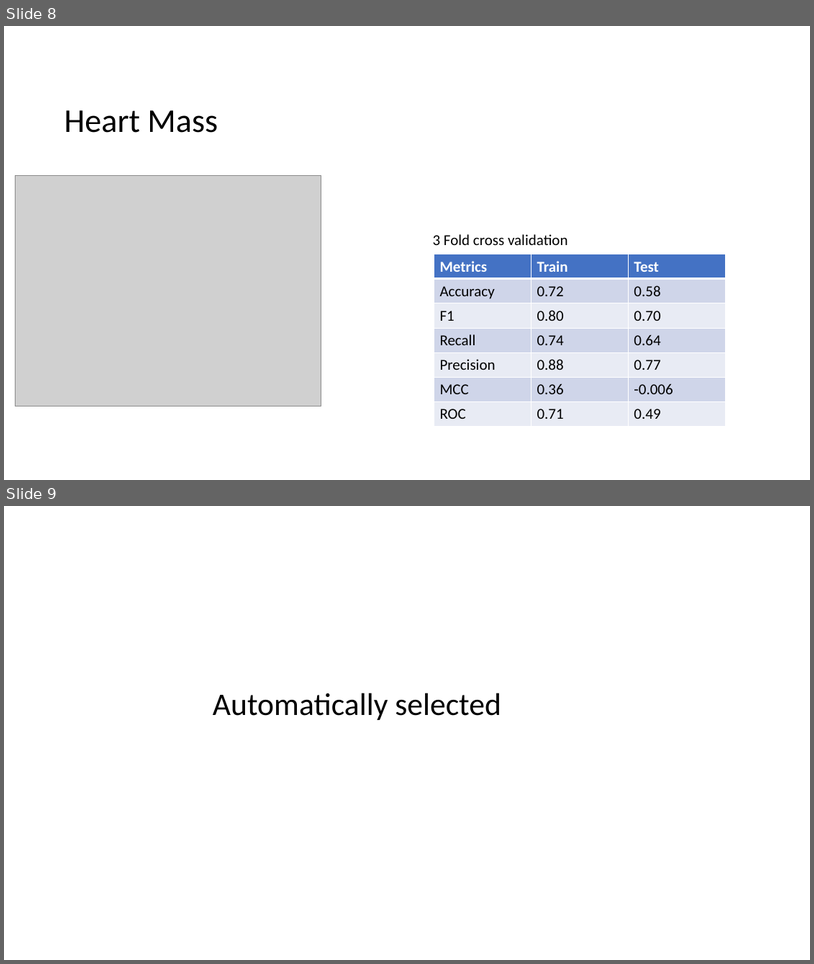
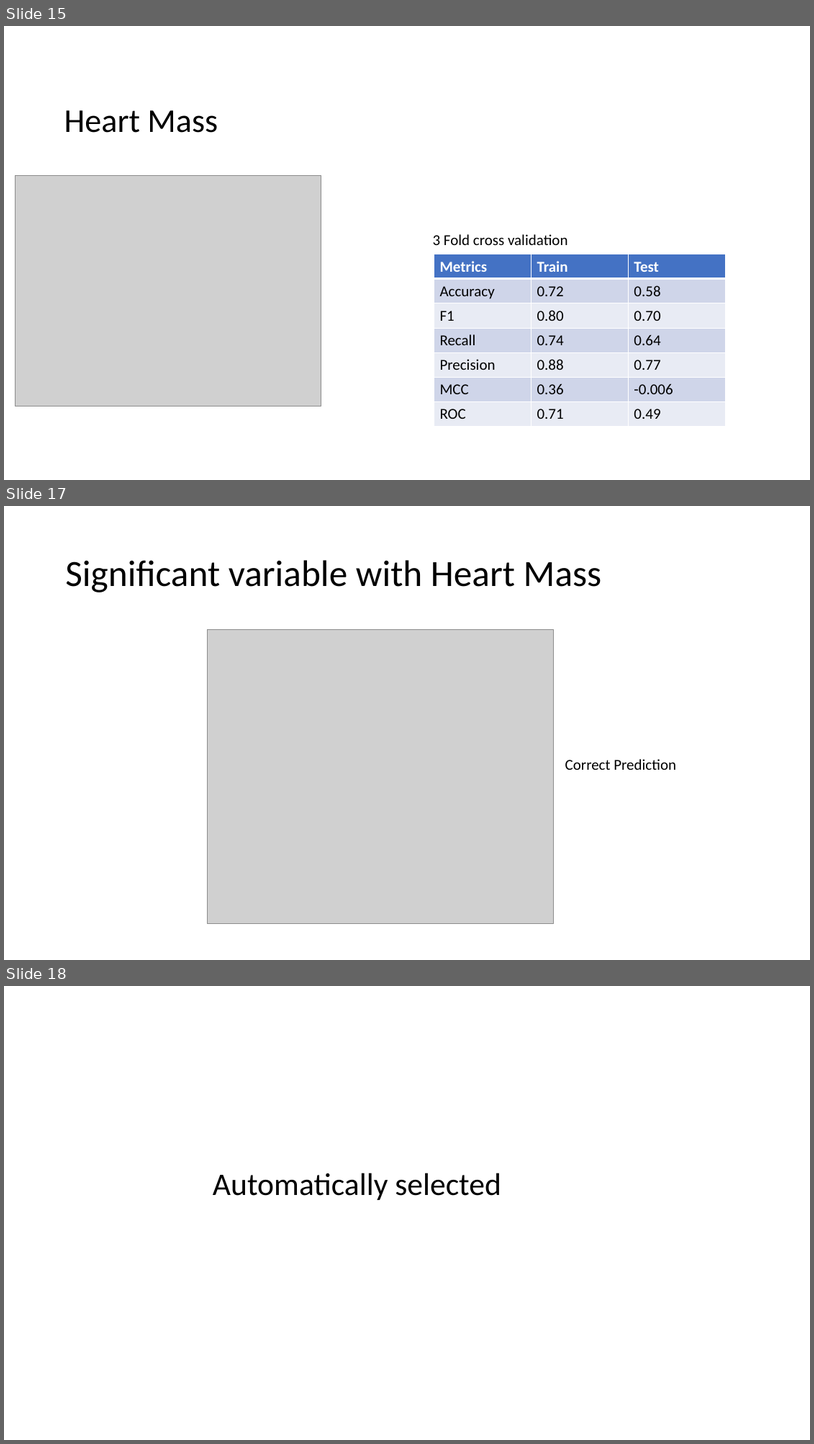
Before and after one commit to Crispae/CPR_data, a slide deck: NewCPRdata.pptx. Shown one above the other, each under a label of ours: slides 8 and 9 before the commit, slides 15, 17 and 18 after it; the slides between them are not shown. The pictures are 814x964 and 814x1444 pixels, drawn with LibreOffice and Linux fonts; fonts in the diff are those of the drawing; grey boxes stand for pictures. Boxes give left, top, right and bottom in pixels: in the first picture for what was removed or moved away, otherwise in the second. Text is boxed around its words. In the diff, an @@ line names an element or a change of style, - is before the commit and + after.

```diff
--- a/NewCPRdata.pptx
+++ b/NewCPRdata.pptx
@@ slide 17 added at bbox=[4, 506, 810, 960], background #FFFFFF @@
@@ title added at bbox=[65, 560, 602, 592], 44 pt, text #000000 @@
+Significant variable with Heart Mass
@@ picture added at bbox=[207, 629, 553, 924] @@
@@ text added at bbox=[566, 759, 676, 770], 18 pt, text #000000 @@
+Correct Prediction
@@ what was slide 8 is now slide 15 @@
@@ what was slide 9 is now slide 18 @@
```
Also in this commit, not shown: 1 slide changed, 10 other slides added.
